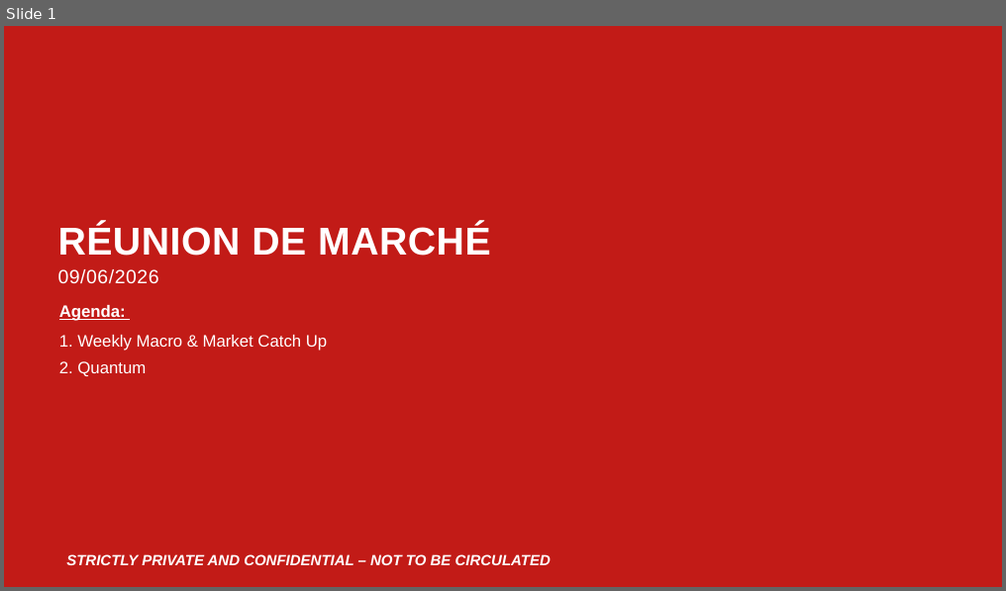
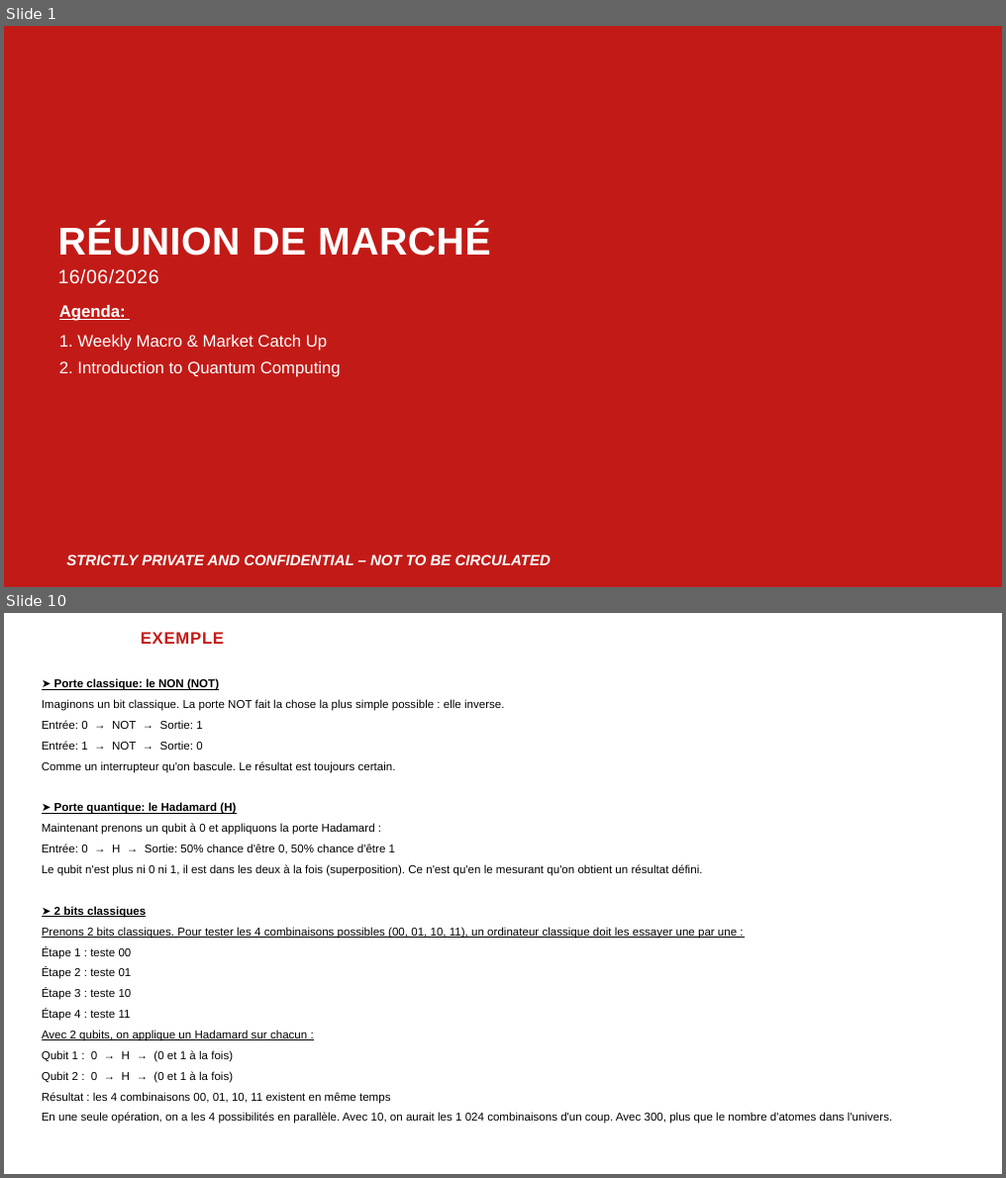
Before and after one commit to yessinemx/Quantum-Computing, a slide deck: Réunion de marché 16062026.pptx. Shown one above the other, each under a label of ours: slide 1 before the commit, slides 1 and 10 after it; the slides between them are not shown. The pictures are 1006x591 and 1006x1178 pixels, drawn with LibreOffice and Linux fonts; fonts in the diff are those of the drawing; background and template pictures are left out. Boxes give left, top, right and bottom in pixels: in the first picture for what was removed or moved away, otherwise in the second. Text is boxed around its words. In the diff, an @@ line names an element or a change of style, - is before the commit and + after.

```diff
--- a/Réunion de marché 16062026.pptx
+++ b/Réunion de marché 16062026.pptx
@@ slide 10 added at box(4, 613, 1002, 1174), background #FFFFFF @@
@@ title added at box(141, 632, 224, 644), 16 pt, text #C21B17, bold @@
+EXEMPLE
@@ text added at box(42, 678, 892, 1124), 11 pt, text #000000 @@
+➤ Porte classique: le NON (NOT)
+Imaginons un bit classique. La porte NOT fait la chose la plus simple possible : elle inverse.
+Entrée: 0 → NOT → Sortie: 1
+Entrée: 1 → NOT → Sortie: 0
+Comme un interrupteur qu'on bascule. Le résultat est toujours certain.
+➤ Porte quantique: le Hadamard (H)
+Maintenant prenons un qubit à 0 et appliquons la porte Hadamard :
+Entrée: 0 → H → Sortie: 50% chance d'être 0, 50% chance d'être 1
+Le qubit n'est plus ni 0 ni 1, il est dans les deux à la fois (superposition). Ce n'est qu'en le mesurant qu'on obtient un résultat défini.
+➤ 2 bits classiques
+Prenons 2 bits classiques. Pour tester les 4 combinaisons possibles (00, 01, 10, 11), un ordinateur classique doit les essayer une par une :
+Étape 1 : teste 00
+Étape 2 : teste 01
+Étape 3 : teste 10
+Étape 4 : teste 11
+Avec 2 qubits, on applique un Hadamard sur chacun :
+Qubit 1 : 0 → H → (0 et 1 à la fois)
+Qubit 2 : 0 → H → (0 et 1 à la fois)
+Résultat : les 4 combinaisons 00, 01, 10, 11 existent en même temps
+En une seule opération, on a les 4 possibilités en parallèle. Avec 10, on aurait les 1 024 combinaisons d'un coup. Avec 300, plus que le nombre d'atomes dans l'univers.
@@ slide 1 changed as well @@
@@ text at box(58, 270, 159, 284): text changed @@
-09/06/2026
+16/06/2026
@@ text at box(59, 362, 341, 377): text changed @@
-2. Quantum
+2. Introduction to Quantum Computing
```
Also in this commit, not shown: 1 other slide changed, 14 other slides added.
